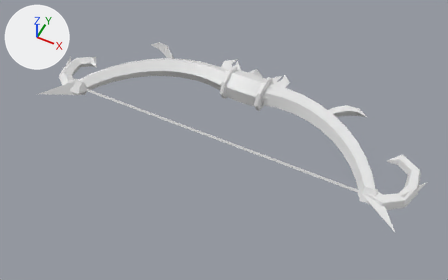
The FBX model roblox/art/weapons/bow_legendary.fbx: old version first, new version second.
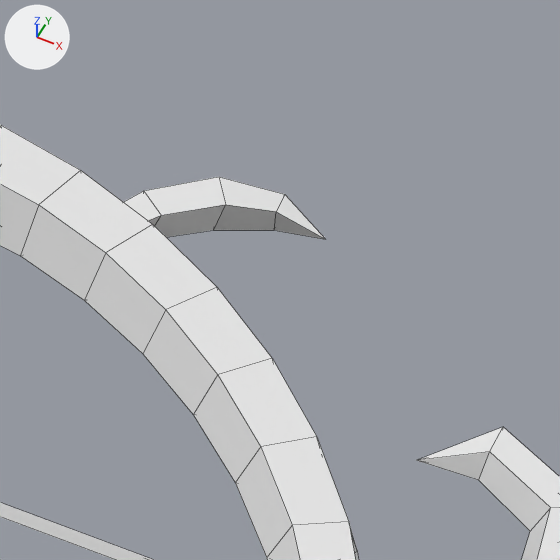
The first picture shows the older version from a camera (50 mm lens) standing at (3.48, -7.92, 8.18) and looking at (0.08, -1.11, -0.34). The close-ups show the older and then the newer version on the part from 68% to 92% of the width and 25% to 65% of the height of that picture. Only the edits that show in the close-ups are written down. Every picture has the same lights, and +X, +Y and +Z are marked at upper left. The close-ups show mesh edges as thin lines. Where no turn or scale is listed for an object, it has been applied to the vertices.

Objects in the first close-up: 'Limb_Top', 'String'.
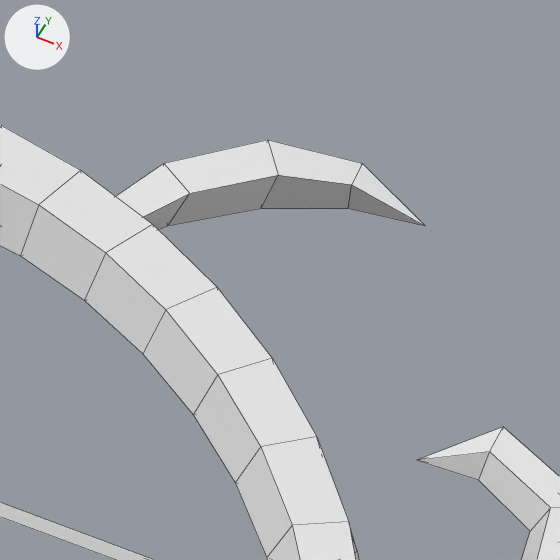
What differs and where, as boxes (x1, y1, x2, y2) in the close-ups (560 x 560 px; the box of a moved part takes in the faces that stretch with it):
part 1 of me_limb_top_003, moved or reshaped
    before: (124, 177, 325, 239)
    after: (116, 140, 425, 230)

The edits, one by one:
me_limb_top_003 is used by ob_limb_top; location (0.0, 0.0, 0.0).
me_limb_top_003 had 98 vertices, 98 faces and spanned x 0.39..3.66, y -1.93..0.38, z -0.21..0.17.
me_limb_top_003 now has 98 vertices, 98 faces and spans x 0.39..3.69, y -2.13..0.65, z -0.21..0.17.
Part 1, on me_limb_top_003:
Vertex 80 of me_limb_top_003 moves from (1.51, -0.17, -0.07) to (1.51, -0.17, -0.09).
Vertex 81 of me_limb_top_003 moves from (1.47, -0.15, 0.04) to (1.46, -0.15, 0.05).
Vertex 82 of me_limb_top_003 moves from (1.54, -0.19, 0.04) to (1.55, -0.19, 0.05).
Vertex 83 of me_limb_top_003 moves from (1.7, 0.11, -0.13) to (1.74, 0.25, -0.17) at pixel (167, 225).
Vertex 84 of me_limb_top_003 moves from (1.65, 0.16, 0.06) at pixel (143, 190) to (1.67, 0.3, 0.08) at pixel (163, 163).
Vertex 85 of me_limb_top_003 moves from (1.75, 0.07, 0.06) at pixel (161, 215) to (1.81, 0.2, 0.08) at pixel (189, 193).
Vertex 86 of me_limb_top_003 moves from (1.91, 0.28, -0.14) at pixel (213, 230) to (2.02, 0.5, -0.18) at pixel (261, 208).
Vertex 87 of me_limb_top_003 moves from (1.87, 0.34, 0.07) at pixel (218, 176) to (1.97, 0.58, 0.09) at pixel (267, 139).
Vertex 88 of me_limb_top_003 moves from (1.94, 0.22, 0.07) at pixel (225, 204) to (2.07, 0.43, 0.09) at pixel (278, 175).
Vertex 89 of me_limb_top_003 moves from (2.11, 0.34, -0.09) at pixel (274, 230) to (2.32, 0.59, -0.12) at pixel (348, 208).
Vertex 90 of me_limb_top_003 moves from (2.11, 0.38, 0.05) at pixel (284, 194) to (2.32, 0.65, 0.06) at pixel (362, 163).
Vertex 91 of me_limb_top_003 moves from (2.11, 0.29, 0.05) at pixel (276, 211) to (2.32, 0.53, 0.06) at pixel (351, 184).
Vertex 92 of me_limb_top_003 moves from (2.31, 0.28, 0.0) at pixel (325, 239) to (2.61, 0.5, 0.0) at pixel (425, 225).
Other edits to the shape of me_limb_top_003 do not show in these pictures.
